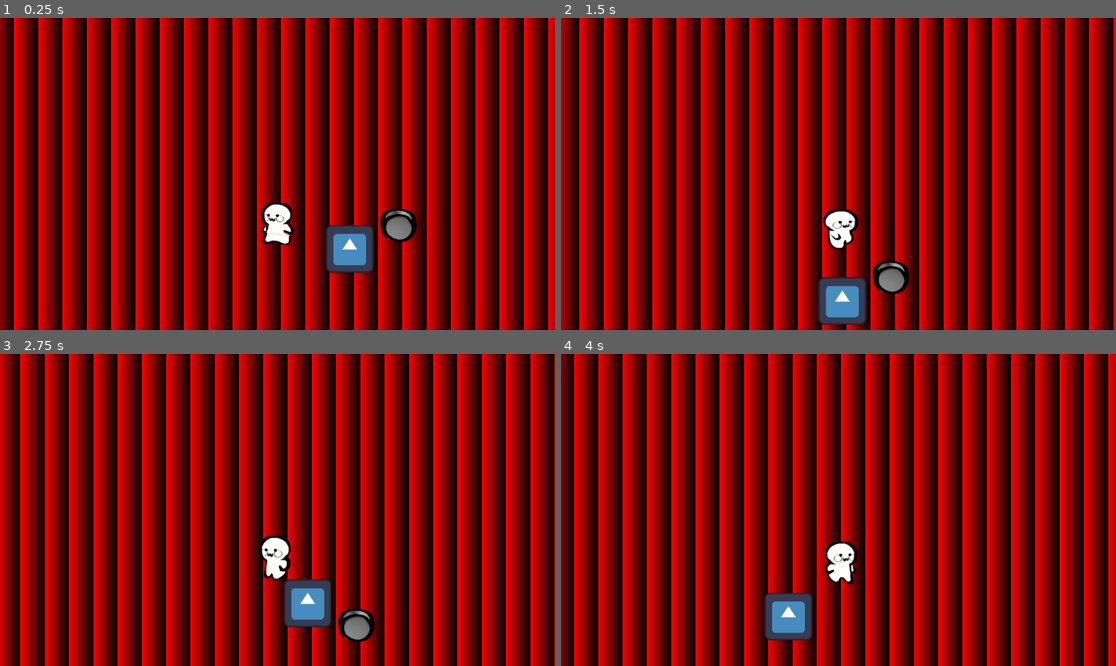
Above: before the commit, frames 1-4 (two rows, left to right).
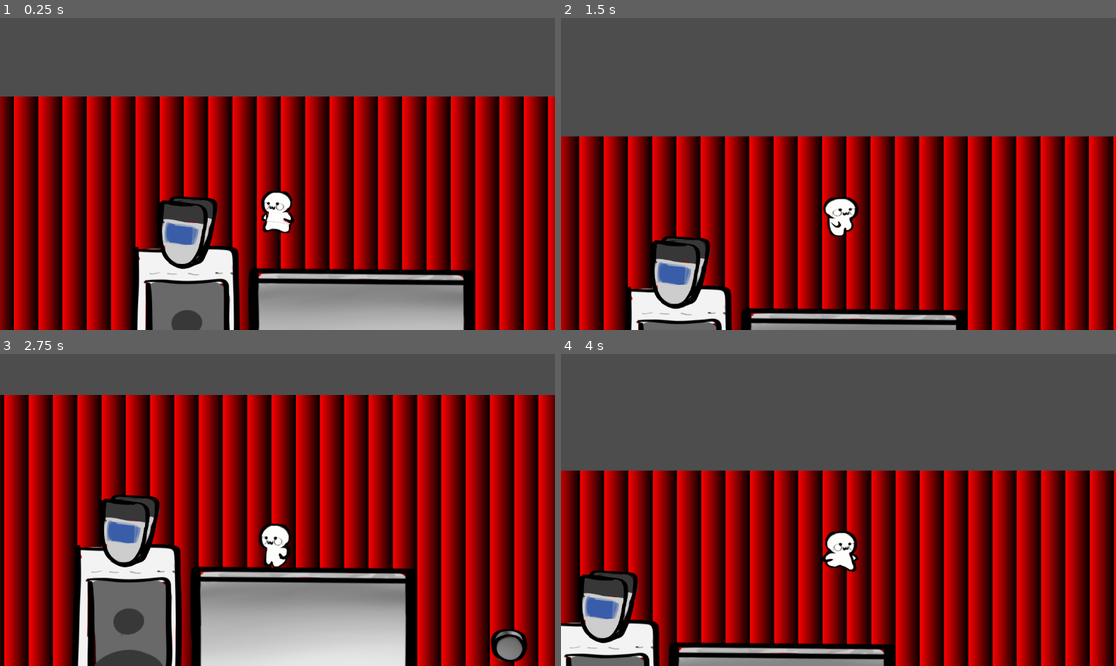
Above: after the commit, the same moments.

Repository: TriumphInDeath/GGG-Game-Jam-8.14.25
Game: Godot game, scene res://Scenes/Levels/test_level.tscn
Same seed, same stepped clock (60 frames per second), same inputs: the game is played once before the commit and once after it. Before the commit the project starts from res://Scenes/Levels/Test Level.tscn. The engine's default icon, where the game draws it, is replaced by a stand-in: a white triangle on a blue panel in a dark square.
Inputs:
- Up to frame 1 (0.25 s): no input
- Up to frame 2 (1.5 s): hold D (move_right) from 0.53 s (still down); tap Up (jump) at 0.77 s
- Up to frame 3 (2.75 s): tap Up (jump) at 1.52 s; release D (move_right) at 2.03 s; hold Left (move_left) from 2.03 s (still down)
- Up to frame 4 (4 s): release Left (move_left) at 2.78 s; hold D (move_right) from 2.78 s (still down); tap Up (jump) at 3.02, 3.77 s

The runs differ from the first frame. In frame 1, 42% of the frame differs, in the area x 0-100%, y 0-100%; in frame 2, 47%; in frame 3, 99%; in frame 4, 99%.

Commit message:
Complete Test Level
Created ToggleClip, organized TestLevel scene, and set up FinishZone to transfer between scenes

Diff:
--- a/ggg-game-jam-2025/Scenes/Levels/Test Level.tscn
+++ /dev/null
@@ -1,42 +0,0 @@
-[gd_scene load_steps=7 format=3 uid="uid://chtojhancwlfv"]
-
-[ext_resource type="PackedScene" uid="uid://ckra6frjy5j33" path="res://Scenes/Prefabs/Player.tscn" id="1_wdwl3"]
-[ext_resource type="PackedScene" uid="uid://bvdsbgnjyo8hf" path="res://Scenes/Prefabs/fridge.tscn" id="2_lktdu"]
-[ext_resource type="PackedScene" uid="uid://cdyqa5vl25grd" path="res://Scenes/Prefabs/unstable_platform.tscn" id="3_7u35h"]
-[ext_resource type="Texture2D" uid="uid://be6nwqj05xh18" path="res://Sprites/icon.svg" id="4_p23by"]
-
-[sub_resource type="WorldBoundaryShape2D" id="WorldBoundaryShape2D_lktdu"]
-
-[sub_resource type="RectangleShape2D" id="RectangleShape2D_jiqwm"]
-size = Vector2(200, 200)
-
-[node name="TestLevel" type="Node2D"]
-
-[node name="Fridge" parent="." instance=ExtResource("2_lktdu")]
-
-[node name="TestPlatform" type="AnimatableBody2D" parent="."]
-
-[node name="CollisionShape2D" type="CollisionShape2D" parent="TestPlatform"]
-position = Vector2(0, 130)
-shape = SubResource("WorldBoundaryShape2D_lktdu")
-
-[node name="Player" parent="." instance=ExtResource("1_wdwl3")]
-
-[node name="Camera2D" type="Camera2D" parent="Player"]
-offset = Vector2(0, -200)
-zoom = Vector2(0.5, 0.5)
-position_smoothing_enabled = true
-position_smoothing_speed = 50.0
-
-[node name="UnstablePlatform" parent="." instance=ExtResource("3_7u35h")]
-position = Vector2(500, 50)
-
-[node name="StaticBody2D" type="StaticBody2D" parent="."]
-position = Vector2(300, 150)
-
-[node name="Sprite2D" type="Sprite2D" parent="StaticBody2D"]
-scale = Vector2(1.55, 1.55)
-texture = ExtResource("4_p23by")
-
-[node name="CollisionShape2D" type="CollisionShape2D" parent="StaticBody2D"]
-shape = SubResource("RectangleShape2D_jiqwm")
--- /dev/null
+++ b/ggg-game-jam-2025/Scenes/Levels/test_level.tscn
@@ -0,0 +1,75 @@
+[gd_scene load_steps=8 format=3 uid="uid://chtojhancwlfv"]
+
+[ext_resource type="PackedScene" uid="uid://bvdsbgnjyo8hf" path="res://Scenes/Prefabs/fridge.tscn" id="1_npfmg"]
+[ext_resource type="PackedScene" uid="uid://ckra6frjy5j33" path="res://Scenes/Prefabs/Player.tscn" id="2_k8g1k"]
+[ext_resource type="Texture2D" uid="uid://d4nj2o4b7ryk4" path="res://Sprites/sprite_sheet_test.PNG" id="3_x4x4f"]
+[ext_resource type="PackedScene" uid="uid://cdyqa5vl25grd" path="res://Scenes/Prefabs/unstable_platform.tscn" id="4_l7ek2"]
+[ext_resource type="PackedScene" uid="uid://b0r7wt21l3gsi" path="res://Scenes/Prefabs/finish_zone.tscn" id="5_7rivk"]
+[ext_resource type="PackedScene" uid="uid://cjxlwti12625q" path="res://Scenes/Prefabs/toggle_clip.tscn" id="5_k8g1k"]
+
+[sub_resource type="RectangleShape2D" id="RectangleShape2D_jiqwm"]
+size = Vector2(928, 447)
+
+[node name="TestLevel" type="Node2D"]
+
+[node name="Fridge" parent="." instance=ExtResource("1_npfmg")]
+position = Vector2(0, 2260)
+
+[node name="Player" parent="." instance=ExtResource("2_k8g1k")]
+z_index = 5
+position = Vector2(0, -800)
+
+[node name="Camera2D" type="Camera2D" parent="Player"]
+offset = Vector2(0, -150)
+zoom = Vector2(0.5, 0.5)
+position_smoothing_enabled = true
+position_smoothing_speed = 50.0
+
+[node name="Platforms" type="Node" parent="."]
+
+[node name="Static Platforms" type="Node" parent="Platforms"]
+
+[node name="StaticBody2D" type="StaticBody2D" parent="Platforms/Static Platforms"]
+position = Vector2(100, 200)
+
+[node name="Sprite2D" type="Sprite2D" parent="Platforms/Static Platforms/StaticBody2D"]
+position = Vector2(0, 150)
+texture = ExtResource("3_x4x4f")
+region_enabled = true
+region_rect = Rect2(1247.63, 15.102, 955.09, 467.384)
+
+[node name="CollisionShape2D" type="CollisionShape2D" parent="Platforms/Static Platforms/StaticBody2D"]
+position = Vector2(-4, 153.5)
+shape = SubResource("RectangleShape2D_jiqwm")
+one_way_collision = true
+
+[node name="StaticBody2D2" type="StaticBody2D" parent="Platforms/Static Platforms"]
+position = Vector2(350, -450)
+
+[node name="Sprite2D" type="Sprite2D" parent="Platforms/Static Platforms/StaticBody2D2"]
+position = Vector2(0, 150)
+texture = ExtResource("3_x4x4f")
+region_enabled = true
+region_rect = Rect2(1247.63, 15.102, 955.09, 467.384)
+
+[node name="CollisionShape2D" type="CollisionShape2D" parent="Platforms/Static Platforms/StaticBody2D2"]
+position = Vector2(-4, 153.5)
+shape = SubResource("RectangleShape2D_jiqwm")
+one_way_collision = true
+
+[node name="Unstable Platforms" type="Node" parent="Platforms"]
+
+[node name="UnstablePlatform" parent="Platforms/Unstable Platforms" instance=ExtResource("4_l7ek2")]
+position = Vector2(900, 50)
+
+[node name="UnstablePlatform2" parent="Platforms/Unstable Platforms" instance=ExtResource("4_l7ek2")]
+position = Vector2(1200, -200)
+
+[node name="Toggle Clips" type="Node" parent="Platforms"]
+
+[node name="ToggleClip" parent="Platforms/Toggle Clips" instance=ExtResource("5_k8g1k")]
+position = Vector2(-364, -682)
+
+[node name="FinishZone" parent="." instance=ExtResource("5_7rivk")]
+position = Vector2(0, -1265)
+next_level = "test_level_2"
--- /dev/null
+++ b/ggg-game-jam-2025/Scenes/Levels/test_level_2.tscn
@@ -0,0 +1,3 @@
+[gd_scene format=3 uid="uid://byjv7ehbtdm7"]
+
+[node name="Test Level 2" type="Node2D"]
--- /dev/null
+++ b/ggg-game-jam-2025/Scenes/Prefabs/finish_zone.tscn
@@ -0,0 +1,14 @@
+[gd_scene load_steps=3 format=3 uid="uid://b0r7wt21l3gsi"]
+
+[ext_resource type="Script" uid="uid://d4ywypbyxdjx" path="res://Scripts/finish_zone.gd" id="1_gpph5"]
+
+[sub_resource type="RectangleShape2D" id="RectangleShape2D_oqpcu"]
+size = Vector2(3600, 50)
+
+[node name="FinishZone" type="Area2D"]
+script = ExtResource("1_gpph5")
+
+[node name="CollisionShape2D" type="CollisionShape2D" parent="."]
+shape = SubResource("RectangleShape2D_oqpcu")
+
+[connection signal="body_entered" from="." to="." method="_on_body_entered"]
--- /dev/null
+++ b/ggg-game-jam-2025/Scenes/Prefabs/toggle_clip.gd
@@ -0,0 +1,24 @@
+extends AnimatableBody2D
+
+
+var _opened = false
+
+@onready var animated_sprite = $AnimatedSprite2D
+@onready var collision_shape = $CollisionShape2D
+@onready var held_object = $HeldObject
+
+
+func _on_stood_on_body_exited(body: Node2D) -> void:
+	if (not _opened): _open()
+
+
+func _process(delta: float) -> void:
+	if (_opened):
+		held_object.transform.origin.y += 10
+
+
+func _open() -> void:
+	_opened = true
+	animated_sprite.play("open")
+	collision_shape.disabled = true
+	print("open") # transform.y += 100
--- /dev/null
+++ b/ggg-game-jam-2025/Scenes/Prefabs/toggle_clip.tscn
@@ -0,0 +1,84 @@
+[gd_scene load_steps=10 format=3 uid="uid://cjxlwti12625q"]
+
+[ext_resource type="Script" uid="uid://ckbq7glefqqhq" path="res://Scenes/Prefabs/toggle_clip.gd" id="1_mr4ip"]
+[ext_resource type="Texture2D" uid="uid://d4nj2o4b7ryk4" path="res://Sprites/sprite_sheet_test.PNG" id="2_t8vvr"]
+
+[sub_resource type="AtlasTexture" id="AtlasTexture_mr4ip"]
+atlas = ExtResource("2_t8vvr")
+region = Rect2(4492, 0, 499, 500)
+
+[sub_resource type="AtlasTexture" id="AtlasTexture_t8vvr"]
+atlas = ExtResource("2_t8vvr")
+region = Rect2(3993, 0, 499, 500)
+
+[sub_resource type="AtlasTexture" id="AtlasTexture_iho0v"]
+atlas = ExtResource("2_t8vvr")
+region = Rect2(4991, 0, 499, 500)
+
+[sub_resource type="SpriteFrames" id="SpriteFrames_a8da2"]
+animations = [{
+"frames": [{
+"duration": 1.0,
+"texture": SubResource("AtlasTexture_mr4ip")
+}],
+"loop": false,
+"name": &"closed",
+"speed": 5.0
+}, {
+"frames": [{
+"duration": 1.0,
+"texture": SubResource("AtlasTexture_t8vvr")
+}],
+"loop": false,
+"name": &"holding_paper",
+"speed": 5.0
+}, {
+"frames": [{
+"duration": 1.0,
+"texture": SubResource("AtlasTexture_iho0v")
+}],
+"loop": false,
+"name": &"open",
+"speed": 5.0
+}]
+
+[sub_resource type="RectangleShape2D" id="RectangleShape2D_mr4ip"]
+size = Vector2(237.789, 192.378)
+
+[sub_resource type="AtlasTexture" id="AtlasTexture_a8da2"]
+atlas = ExtResource("2_t8vvr")
+region = Rect2(0, 849.305, 485.231, 769.628)
+
+[sub_resource type="RectangleShape2D" id="RectangleShape2D_t8vvr"]
+size = Vector2(8, 190)
+
+[node name="ToggleClip" type="AnimatableBody2D"]
+script = ExtResource("1_mr4ip")
+
+[node name="AnimatedSprite2D" type="AnimatedSprite2D" parent="."]
+sprite_frames = SubResource("SpriteFrames_a8da2")
+animation = &"closed"
+autoplay = "closed"
+offset = Vector2(13, 0)
+
+[node name="CollisionShape2D" type="CollisionShape2D" parent="."]
+position = Vector2(-34.329, 1.866)
+rotation = 1.69122
+scale = Vector2(1, 1)
+shape = SubResource("RectangleShape2D_mr4ip")
+
+[node name="HeldObject" type="Sprite2D" parent="."]
+z_index = -1
+position = Vector2(-19, 425)
+texture = SubResource("AtlasTexture_a8da2")
+
+[node name="StoodOn" type="Area2D" parent="."]
+
+[node name="CollisionShape2D" type="CollisionShape2D" parent="StoodOn"]
+position = Vector2(-19.978, -116.03)
+rotation = 1.69122
+scale = Vector2(1, 1)
+shape = SubResource("RectangleShape2D_t8vvr")
+
+[connection signal="body_entered" from="StoodOn" to="." method="_on_stood_on_body_entered"]
+[connection signal="body_exited" from="StoodOn" to="." method="_on_stood_on_body_exited"]
--- /dev/null
+++ b/ggg-game-jam-2025/Scripts/finish_zone.gd
@@ -0,0 +1,12 @@
+extends Area2D
+
+@export var next_level = ""
+var level_path = "res://Scenes/Levels/%s.tscn"
+
+# Called when the node enters the scene tree for the first time.
+func _ready() -> void:
+	pass # Replace with function body.
+
+
+func _on_body_entered(body: Node2D) -> void:
+	get_tree().change_scene_to_file(level_path % next_level)
--- a/ggg-game-jam-2025/Scripts/player.gd
+++ b/ggg-game-jam-2025/Scripts/player.gd
@@ -2,12 +2,13 @@
 
 
 const SPEED = 300.0
-const JUMP_VELOCITY = -1000.0
-const GRAVITY = 2000 # default gravity is 980
+const JUMP_VELOCITY = -800.0
+const GRAVITY = 1000 # default gravity is 980
 
 var _airTime = 0
 var _canJump = true
 
+# @onready delays calling this until after children have loaded so the sprite can be found
 @onready var animated_sprite = $AnimatedSprite2D
 
 func _physics_process(delta: float) -> void:
Not shown, added: ggg-game-jam-2025/Scenes/Prefabs/toggle_clip.gd.uid
Not shown, added: ggg-game-jam-2025/Scripts/finish_zone.gd.uid
